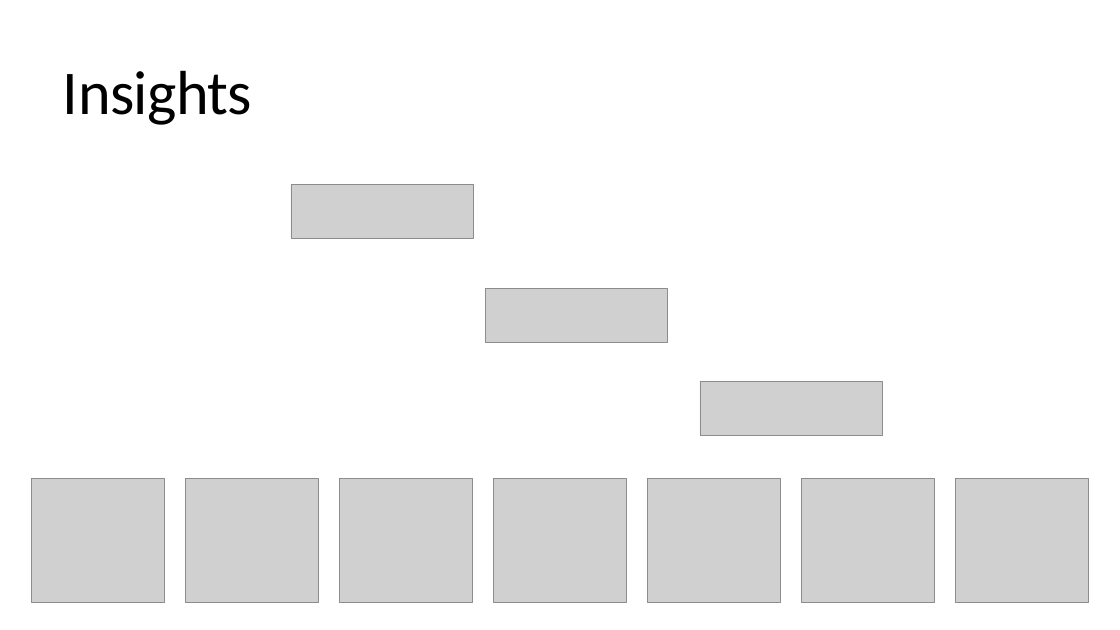
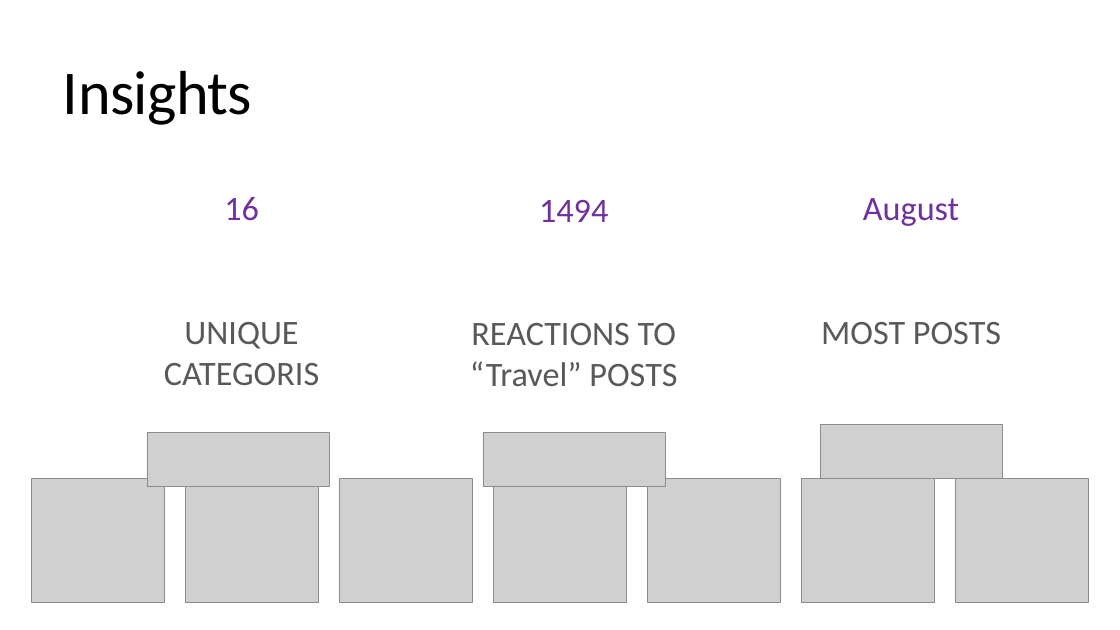
Before and after one commit to NickJussefi/Data-Driven-Insights-to-What-s-Hot, a slide deck: slide 7 of Data Analytics template - Task 3_final.pptx. Drawn at 1120x630 pixels with LibreOffice and Linux fonts; fonts in the diff are those of the drawing; grey boxes stand for pictures. Boxes give left, top, right and bottom in pixels: in the first picture for what was removed or moved away, otherwise in the second. Text is boxed around its words. In the diff, an @@ line names an element or a change of style, - is before the commit and + after.

```diff
--- a/Data Analytics template - Task 3_final.pptx
+++ b/Data Analytics template - Task 3_final.pptx
@@ text added at [164, 197, 319, 385], 44 pt, text #595959 @@
+16
+UNIQUE CATEGORIS
@@ text added at [470, 200, 677, 386], 44 pt, text #595959 @@
+1494
+REACTIONS TO “Travel” POSTS
@@ text added at [821, 198, 1001, 344], 44 pt, text #595959 @@
+August
+MOST POSTS
@@ picture: place and size @@
-picture at [291, 184, 473, 238]
+picture at [147, 432, 329, 486]
@@ picture: place and size @@
-picture at [486, 288, 668, 342]
+picture at [483, 432, 665, 486]
@@ picture: place and size @@
-picture at [700, 381, 882, 435]
+picture at [820, 424, 1002, 478]
```
Also in this commit, not shown: 3 other slides changed.
